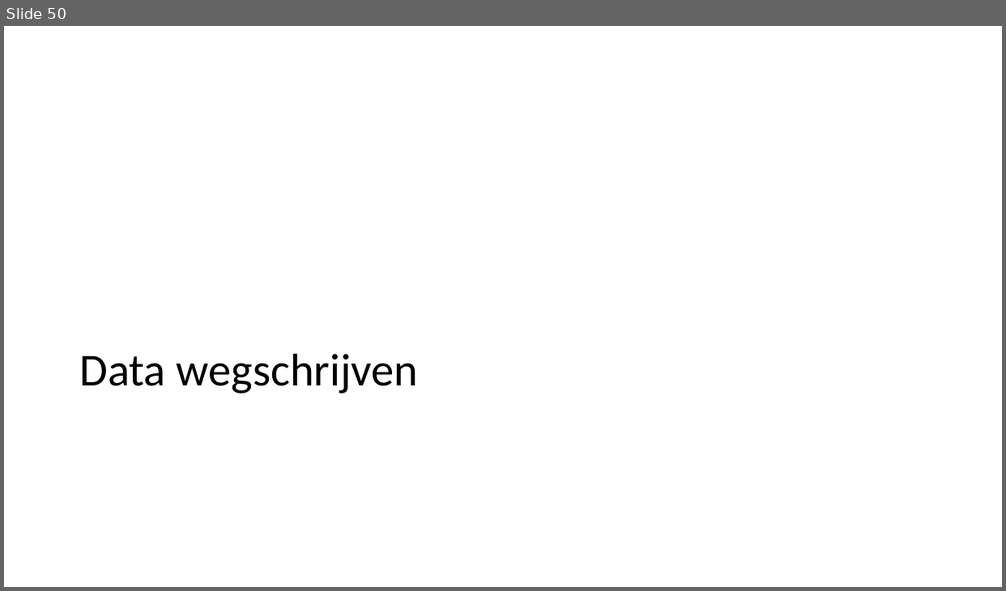
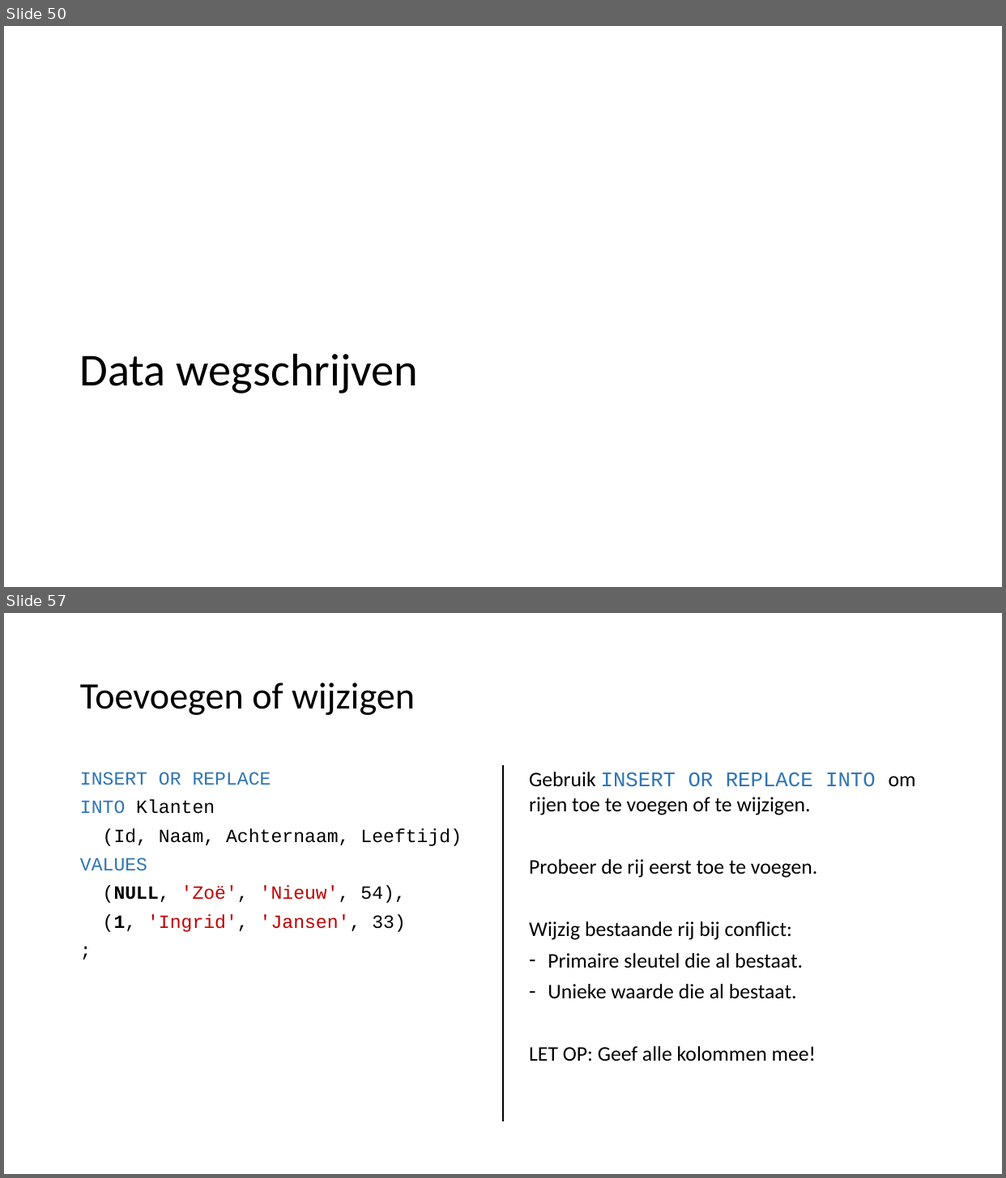
Before and after one commit to LFKoning/knowledge-sharing, a slide deck: sql_course/1_basics/1_basics.pptx. Shown one above the other, each under a label of ours: slide 50 before the commit, slides 50 and 57 after it; the slides between them are not shown. The pictures are 1006x591 and 1006x1178 pixels, drawn with LibreOffice and Linux fonts; fonts in the diff are those of the drawing. Boxes give left, top, right and bottom in pixels: in the first picture for what was removed or moved away, otherwise in the second. Text is boxed around its words. In the diff, an @@ line names an element or a change of style, - is before the commit and + after.

```diff
--- a/sql_course/1_basics/1_basics.pptx
+++ b/sql_course/1_basics/1_basics.pptx
@@ slide 57 added at (x1=4, y1=613, x2=1002, y2=1174), background #FFFFFF @@
@@ title added at (x1=80, y1=683, x2=415, y2=715), 36 pt, text #000000 @@
+Toevoegen of wijzigen
@@ text added at (x1=80, y1=772, x2=462, y2=932), 18 pt, text #000000 @@
+INSERT OR REPLACE
+INTO Klanten
+(Id, Naam, Achternaam, Leeftijd)
+VALUES
+(NULL, 'Zoë', 'Nieuw', 54),
+(1, 'Ingrid', 'Jansen', 33)
+;
@@ line added from (503, 766) to (503, 1122), #000000 1.5 pt @@
@@ text added at (x1=529, y1=772, x2=916, y2=1061), 20 pt, text #000000 @@
+Gebruik INSERT OR REPLACE INTO om rijen toe te voegen of te wijzigen.
+Probeer de rij eerst toe te voegen.
+Wijzig bestaande rij bij conflict:
+– Primaire sleutel die al bestaat.
+– Unieke waarde die al bestaat.
+LET OP: Geef alle kolommen mee!
```
Also in this commit, not shown: 1 slide changed, 11 other slides added, 4 other files.
